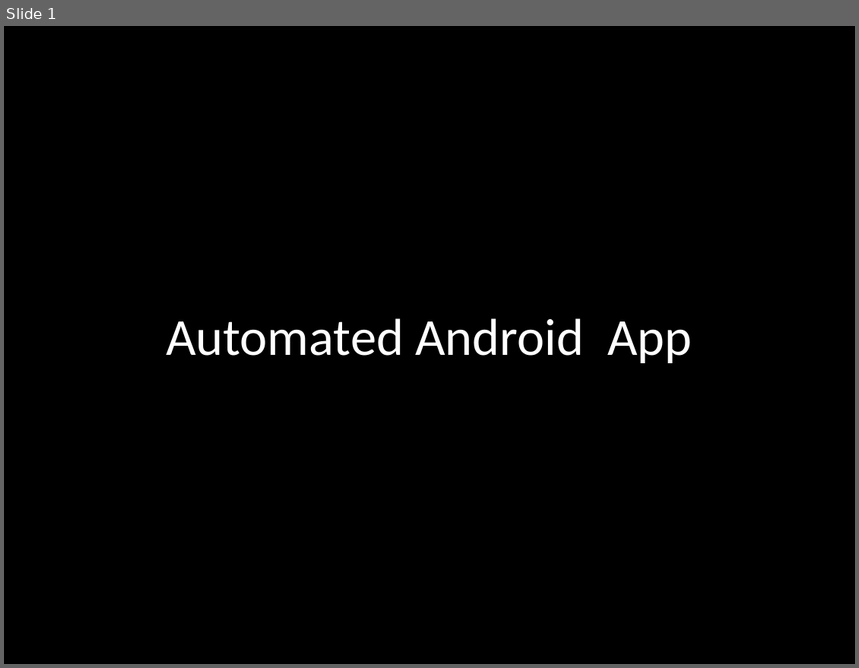
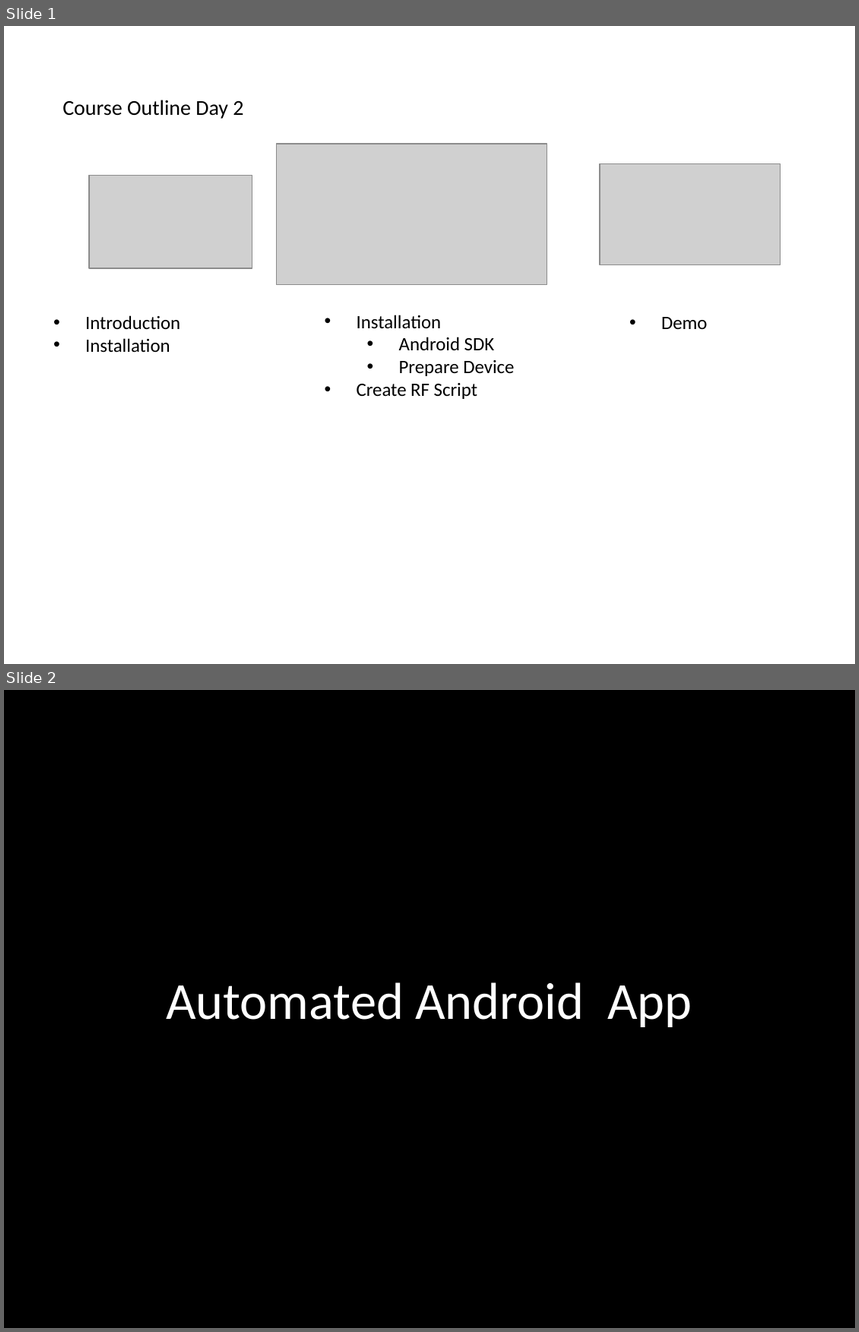
Before and after one commit to blackcatcoe/robot-mobile, a slide deck: Robot-Mobile.pptx. Shown one above the other, each under a label of ours: slide 1 before the commit, slides 1 and 2 after it. The pictures are 859x668 and 859x1332 pixels, drawn with LibreOffice and Linux fonts; fonts in the diff are those of the drawing; grey boxes stand for pictures. Boxes give left, top, right and bottom in pixels: in the first picture for what was removed or moved away, otherwise in the second. Text is boxed around its words. In the diff, an @@ line names an element or a change of style, - is before the commit and + after.

```diff
--- a/Robot-Mobile.pptx
+++ b/Robot-Mobile.pptx
@@ slide 1 added at bbox=[4, 26, 855, 664], background #FFFFFF @@
@@ text added at bbox=[63, 100, 243, 119], 18 pt, text #000000 @@
+Course Outline Day 2
@@ picture added at bbox=[276, 144, 547, 284] @@
@@ picture added at bbox=[89, 175, 253, 268] @@
@@ picture added at bbox=[600, 164, 780, 265] @@
@@ text added at bbox=[85, 316, 180, 353], 16 pt, text #000000 @@
+    • Introduction
+    • Installation
@@ text added at bbox=[357, 315, 514, 399], 16 pt, text #000000 @@
+    • Installation
+      • Android SDK
+      • Prepare Device
+    • Create RF Script
@@ text added at bbox=[661, 317, 708, 329], 16 pt, text #000000 @@
+    • Demo
@@ what was slide 1 is now slide 2 @@
```
Also in this commit, not shown: 1 slide changed, 1 other file.
